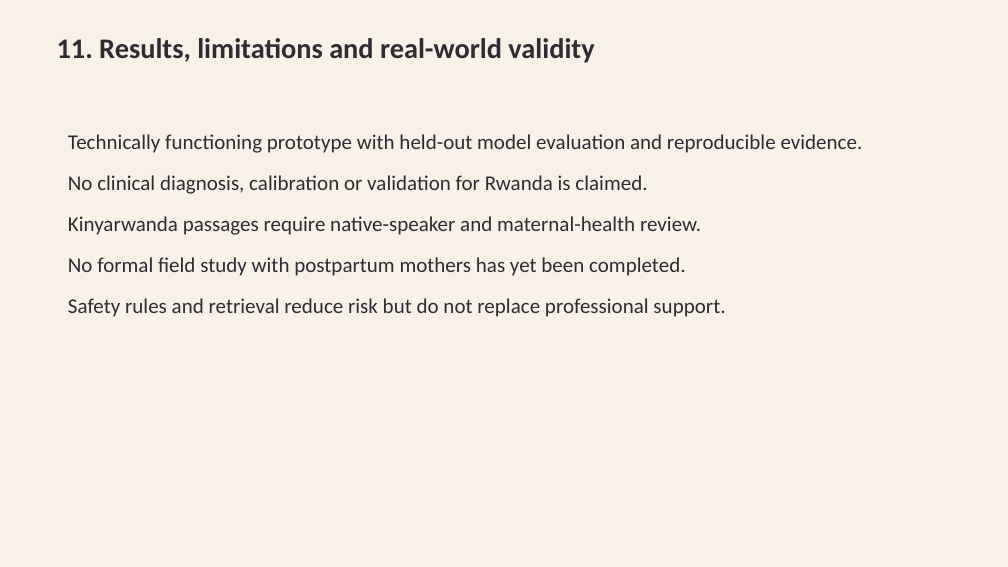
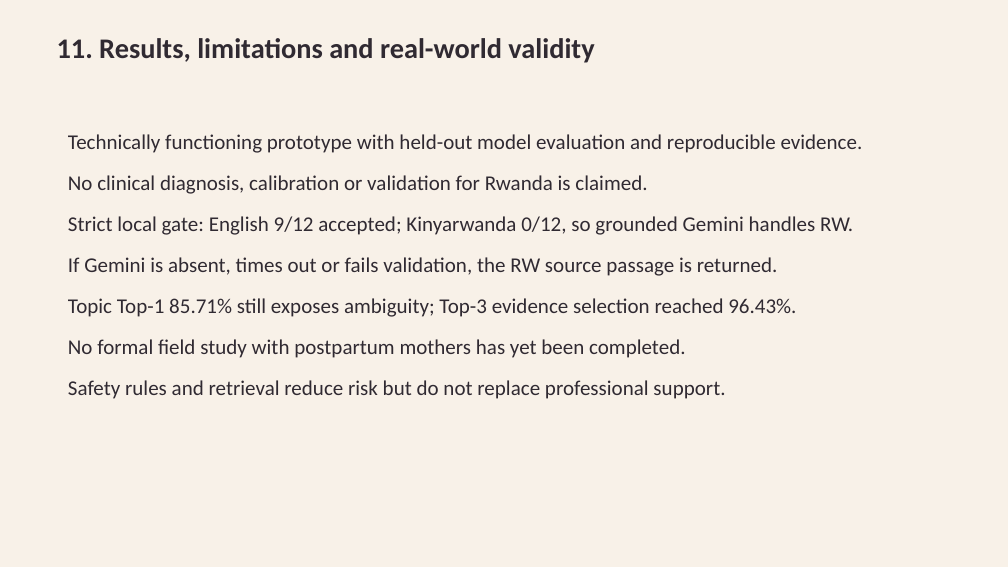
Before and after one commit to IrutingaboRaissa/UMUBYEYI, a slide deck: slide 12 of Umubyeyi_Presentation.pptx. Drawn at 1008x567 pixels with LibreOffice and Linux fonts; fonts in the diff are those of the drawing. Boxes give left, top, right and bottom in pixels: in the first picture for what was removed or moved away, otherwise in the second. Text is boxed around its words. In the diff, an @@ line names an element or a change of style, - is before the commit and + after.

Commit message:
feat: add trained topic routing and grounded generation

```diff
--- a/Umubyeyi_Presentation.pptx
+++ b/Umubyeyi_Presentation.pptx
@@ text at (68, 216, 853, 317): text changed @@
-Kinyarwanda passages require native-speaker and maternal-health review.
+Strict local gate: English 9/12 accepted; Kinyarwanda 0/12, so grounded Gemini handles RW.
+If Gemini is absent, times out or fails validation, the RW source passage is returned.
+Topic Top-1 85.71% still exposes ambiguity; Top-3 evidence selection reached 96.43%.
```
Also in this commit, not shown: 4 other slides changed, 49 other files.
